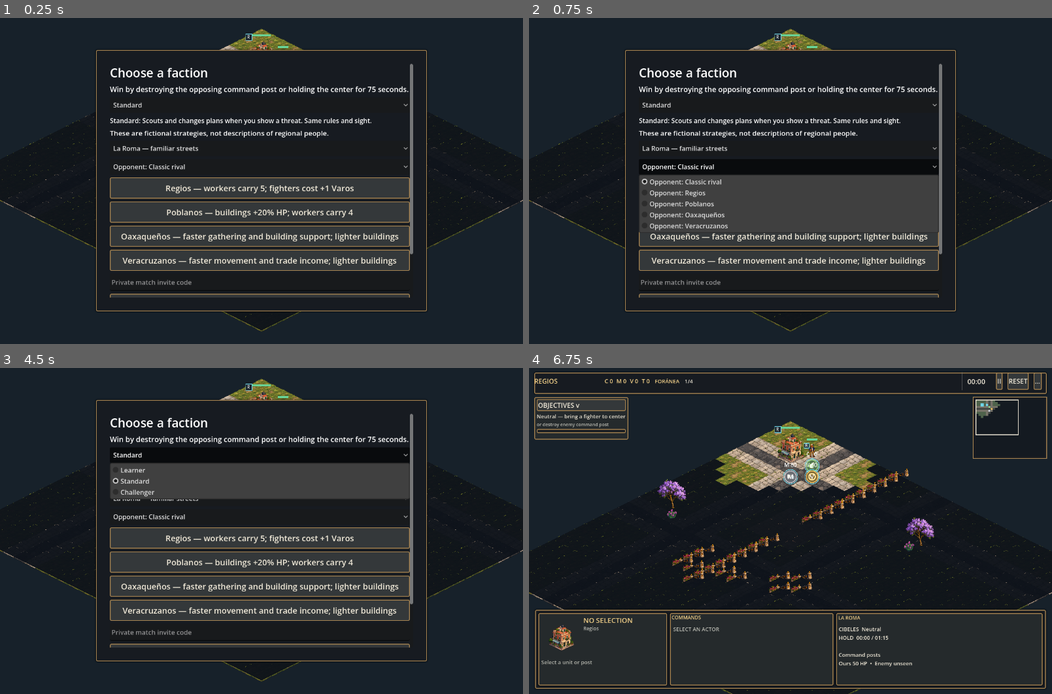
Above: before the commit, frames 1-4 (two rows, left to right).
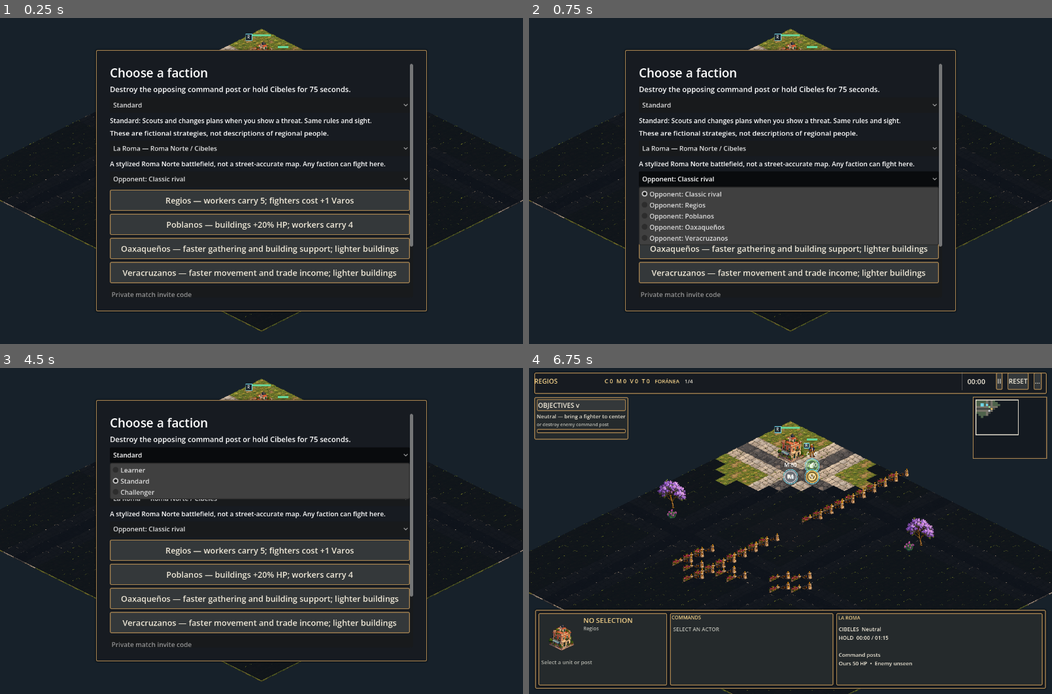
Above: after the commit, the same moments.

Repository: danybgoode/aomx
Game: Godot game, scene res://skirmish_main.tscn
Same seed, same stepped clock (60 frames per second), same inputs: the game is played once before the commit and once after it.
Inputs (mouse positions are in pixels of both pictures, inside the frame that each line leads up to):
- Up to frame 1 (0.25 s): no input
- Up to frame 2 (0.75 s): click "Opponent: Classic rival" at 0.5 s
- Up to frame 3 (4.5 s): click "Opponent: Classic rival" at 1.25 s; click "Open saved private replay" at 2 s; click "Open saved private replay" at 2.75 s; click "Open saved private replay" at 3.5 s; click "Standard" at 4.25 s
- Up to frame 4 (6.75 s): click (790, 498) at 5 s, where only the run before the commit has a clickable "La Roma — familiar streets"; click (790, 498) at 5.75 s, where only the run after the commit has a clickable "La Roma — Roma Norte / Cibeles"; click "Regios — workers carry 5, fig…" at 6.5 s

The runs differ from the first frame. In frame 1, 11% of the frame differs, in the area x 21-79%, y 20-86%; in frame 2, 9.3%; in frame 3, 11%; in frame 4, nothing differs.

Commit message:
Show Roma Norte and Cibeles on skirmish setup

Diff:
--- a/game/skirmish_main.gd
+++ b/game/skirmish_main.gd
@@ -9,6 +9,7 @@
 const MultiplayerClient = preload("res://multiplayer_client.gd")
 const MultiplayerState = preload("res://multiplayer_state.gd")
 const ParticipantReplay = preload("res://participant_replay.gd")
+const MapGeography = preload("res://map_geography.gd")
 const TILE_W := 48.0
 const TILE_H := 24.0
 const ORIGIN := Vector2(640, 65)
@@ -41,6 +42,7 @@
 var setup_oaxaquenos: Button
 var setup_veracruzanos: Button
 var setup_map: OptionButton
+var setup_map_details: Label
 var setup_opponent: OptionButton
 var setup_resume: Button
 var setup_note: Label
@@ -290,11 +292,17 @@
 	setup_difficulty_details.autowrap_mode = TextServer.AUTOWRAP_WORD_SMART
 	column.add_child(setup_difficulty_details)
 	setup_map = OptionButton.new()
-	for entry in ["La Roma — familiar streets", "Narvarte — open street grid", "Copilco — two chokepoints"]:
+	var roma_copy: Dictionary = MapGeography.map_copy("la_roma")
+	var roma_label := str(roma_copy.get("label", "La Roma — Roma Norte / Cibeles"))
+	for entry in [roma_label, "Narvarte — open street grid", "Copilco — two chokepoints"]:
 		setup_map.add_item(entry)
 	setup_map.item_selected.connect(_choose_map)
 	setup_map.custom_minimum_size.y = 42
 	column.add_child(setup_map)
+	setup_map_details = Label.new()
+	setup_map_details.autowrap_mode = TextServer.AUTOWRAP_WORD_SMART
+	column.add_child(setup_map_details)
+	_choose_map(0)
 	setup_opponent = OptionButton.new()
 	for entry in ["Opponent: Classic rival", "Opponent: Regios", "Opponent: Poblanos", "Opponent: Oaxaqueños", "Opponent: Veracruzanos"]:
 		setup_opponent.add_item(entry)
@@ -377,9 +385,13 @@
 	var mobile := view.x < 950.0 or view.y < 560.0
 	var landscape := view.x > view.y
 	var hold_seconds := int(sim.content.objectives.district_hold_ticks / 10)
-	setup_goal.text = ("Destroy enemy post or hold the center for %ds." % hold_seconds) if mobile else ("Win by destroying the opposing command post or holding the center for %d seconds." % hold_seconds)
+	if selected_map == "la_roma":
+		setup_goal.text = ("Destroy enemy post or hold Cibeles for %ds." % hold_seconds) if mobile else str(MapGeography.map_copy("la_roma").get("wins", "Destroy the opposing command post or hold Cibeles for 75 seconds."))
+	else:
+		setup_goal.text = ("Destroy enemy post or hold the center for %ds." % hold_seconds) if mobile else ("Win by destroying the opposing command post or holding the center for %d seconds." % hold_seconds)
 	setup_goal.add_theme_font_size_override("font_size", 14 if mobile else 18)
 	setup_goal.autowrap_mode = TextServer.AUTOWRAP_WORD_SMART
+	setup_map_details.add_theme_font_size_override("font_size", 12 if mobile else 16)
 	setup_regios.text = ("REGIOS  •  carry 5" if not landscape else "REGIOS  •  carry 5; fighters cost +1 Varos") if mobile else "Regios — workers carry 5; fighters cost +1 Varos"
 	setup_poblanos.text = ("POBLANOS  •  tougher buildings" if not landscape else "POBLANOS  •  tougher buildings; carry 4") if mobile else "Poblanos — buildings +20% HP; workers carry 4"
 	setup_oaxaquenos.text = "OAXAQUEÑOS  •  gather faster; lighter buildings" if mobile else "Oaxaqueños — faster gathering and building support; lighter buildings"
@@ -461,6 +473,13 @@
 func _choose_map(index: int) -> void:
 	if index >= 0 and index < Skirmish.MAP_IDS.size():
 		selected_map = Skirmish.MAP_IDS[index]
+		if selected_map == "la_roma":
+			var roma_copy: Dictionary = MapGeography.map_copy(selected_map)
+			setup_map_details.text = str(roma_copy.get("description", "A stylized Roma Norte battlefield. Any faction can play here."))
+			setup_goal.text = str(roma_copy.get("wins", "Destroy the opposing command post or hold Cibeles for 75 seconds."))
+		else:
+			setup_map_details.text = "An authored CDMX-inspired skirmish. Any faction can play here."
+			setup_goal.text = "Win by destroying the opposing command post or holding the center for %d seconds." % int(sim.content.objectives.district_hold_ticks / 10)
 
 func _choose_opponent(index: int) -> void:
 	selected_opponent = "" if index == 0 else Skirmish.FACTION_IDS[index - 1]
@@ -512,6 +531,7 @@
 	selected_map = sim.map_id
 	selected_opponent = sim.factions[Skirmish.COMPUTER]
 	setup_map.select(Skirmish.MAP_IDS.find(selected_map))
+	_choose_map(Skirmish.MAP_IDS.find(selected_map))
 	setup_opponent.select(Skirmish.FACTION_IDS.find(selected_opponent) + 1)
 	selected_difficulty = sim.ai_difficulty
 	setup_difficulty.select(Skirmish.AI_LEVELS.find(selected_difficulty))
--- a/game/tests/skirmish_client_test.gd
+++ b/game/tests/skirmish_client_test.gd
@@ -26,6 +26,11 @@
 	var client = Scene.instantiate()
 	client.outbox = Outbox.new(path)
 	root.add_child(client)
+	check("Roma Norte" in client.setup_map.get_item_text(0) and "stylized" in client.setup_map_details.text and "Cibeles" in client.setup_goal.text,
+		"La Roma setup gives sourced place context and both win routes")
+	client._choose_map(1)
+	check(client.selected_map == "narvarte" and "center" in client.setup_goal.text, "other map choice keeps generic objective copy")
+	client._choose_map(0)
 	check(client.outbox.state.events.size() == 1 and client.choosing_faction, "client opens setup without starting a match")
 	client._process(0.1)
 	check(client.sim.tick_number == 0 and client.match_id.is_empty(), "setup does not advance a match")
Not shown, added: docs/screenshots/cdmx-geography/README.md
Not shown, added: docs/screenshots/cdmx-geography/setup-1280x800.png
Not shown, added: docs/screenshots/cdmx-geography/setup-800x600.png
Not shown, changed: game/README.md
